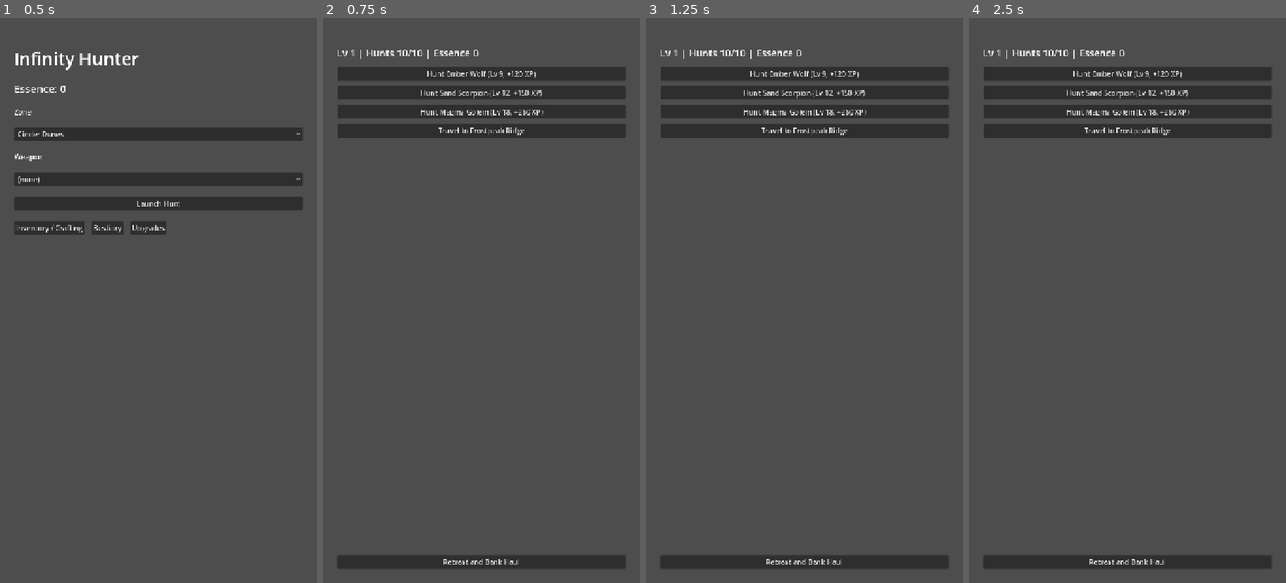
Above: before the commit, frames 1-4 (left to right).
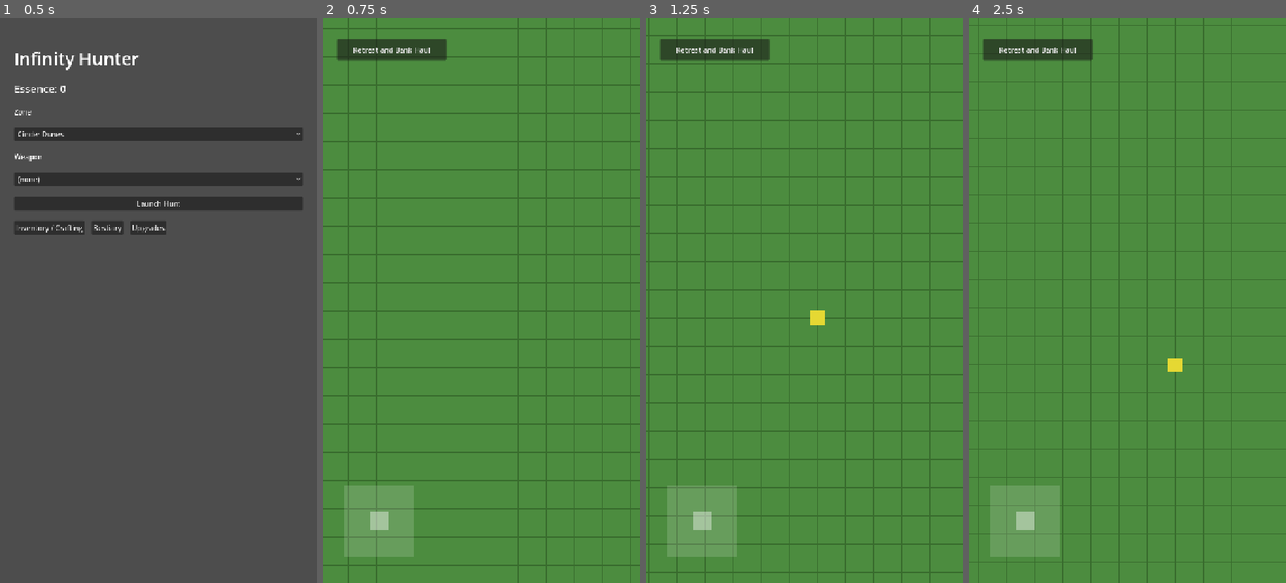
Above: after the commit, the same moments.

Repository: taigamura/infinity-hunter
Game: Godot game, scene res://src/ui/launch/launch_screen.tscn
Same seed, same stepped clock (60 frames per second), same inputs: the game is played once before the commit and once after it.
Inputs:
- Up to frame 1 (0.5 s): no input
- Up to frame 2 (0.75 s): click "Launch Hunt" at 0.5 s
- Up to frame 3 (1.25 s): no input
- Up to frame 4 (2.5 s): click "Retreat and Bank Haul" at 1.25 s; click "Launch Hunt" at 2 s

Frame 1 is identical in both runs. In frame 2, 100% of the frame differs, in the area x 0-100%, y 0-100%; in frame 3, 100%; in frame 4, 100%.

Commit message:
Add walkable Verdant Fields overworld: joystick+keyboard movement, follow camera, retreat (#19)
Launch now routes into a TileMap-backed overworld scene instead of the
node-map. Movement combines on-screen joystick and keyboard input through a
pure, headless-tested OverworldMovement seam; Camera2D follows the character
within map bounds. Retreat still banks the run via the existing
RunState.retreat() -> GameState.settle_run path. The node-map scene/code is
left in place, unused.

Diff:
--- /dev/null
+++ b/scripts/gen_placeholder_tile.gd
@@ -0,0 +1,23 @@
+# One-off dev tool: generates the placeholder overworld ground tile at
+# assets/sprites/placeholder_tile.png. Not part of the test gate. Run with:
+#   godot --headless --script res://scripts/gen_placeholder_tile.gd
+extends SceneTree
+
+const TILE_SIZE := 64
+const FILL := Color(0.3, 0.55, 0.25)
+const EDGE := Color(0.22, 0.42, 0.18)
+
+func _init() -> void:
+	var img := Image.create(TILE_SIZE, TILE_SIZE, false, Image.FORMAT_RGBA8)
+	img.fill(FILL)
+	for x in range(TILE_SIZE):
+		img.set_pixel(x, 0, EDGE)
+		img.set_pixel(x, TILE_SIZE - 1, EDGE)
+	for y in range(TILE_SIZE):
+		img.set_pixel(0, y, EDGE)
+		img.set_pixel(TILE_SIZE - 1, y, EDGE)
+
+	var err := img.save_png("res://assets/sprites/placeholder_tile.png")
+	if err != OK:
+		push_error("Failed to save placeholder tile: %s" % err)
+	quit(0 if err == OK else 1)
--- /dev/null
+++ b/src/systems/overworld_movement.gd
@@ -0,0 +1,29 @@
+# OverworldMovement — pure input-vector combination and position stepping for
+# the overworld walk (on-screen joystick + keyboard drive the same movement
+# vector, so desktop/headless can drive it identically). No Node/Input
+# coupling, so this is covered by the headless logic test suite;
+# OverworldScreen wires real Input/joystick events to these functions.
+class_name OverworldMovement
+extends RefCounted
+
+const DEFAULT_SPEED := 220.0 # px/sec
+
+# Combines a keyboard-derived vector (e.g. Input.get_vector, already -1..1
+# per axis) with a joystick-derived vector (already clamped to unit length)
+# into one movement direction, clamped to unit length so diagonals aren't
+# faster. Joystick wins when both are non-zero (an actively dragged thumb
+# overrides idle keys).
+static func combine_input(keyboard_vector: Vector2, joystick_vector: Vector2) -> Vector2:
+	var raw := joystick_vector if joystick_vector.length_squared() > 0.0001 else keyboard_vector
+	if raw.length() > 1.0:
+		raw = raw.normalized()
+	return raw
+
+# Steps `position` by `direction * speed * delta`, clamped so the character
+# stays within [0, map_size] (map_size in the same units as position, e.g.
+# pixels). `direction` is expected pre-clamped to unit length (combine_input).
+static func step(position: Vector2, direction: Vector2, delta: float, map_size: Vector2, speed: float = DEFAULT_SPEED) -> Vector2:
+	var moved := position + direction * speed * delta
+	moved.x = clampf(moved.x, 0.0, map_size.x)
+	moved.y = clampf(moved.y, 0.0, map_size.y)
+	return moved
--- a/src/ui/launch/launch_screen.gd
+++ b/src/ui/launch/launch_screen.gd
@@ -1,6 +1,7 @@
 # LaunchScreen — pick a zone + loadout, start a RunState, hand off to the
-# node-map. Thin shell: all rules (hunts, starting level, node generation)
-# live in RunState/GameState; this only reads GameState and drives buttons.
+# walkable overworld. Thin shell: all rules (hunts, starting level, node
+# generation) live in RunState/GameState; this only reads GameState and
+# drives buttons.
 extends Control
 
 @onready var zone_option: OptionButton = %ZoneOption
@@ -48,4 +49,4 @@
 	var zone_id: String = _zone_ids[zone_option.selected]
 	var weapon_def_id: String = _weapon_gear_ids[weapon_option.selected]
 	GameState.start_run(zone_id, weapon_def_id, {})
-	get_tree().change_scene_to_file("res://src/ui/node_map/node_map_screen.tscn")
+	get_tree().change_scene_to_file("res://src/ui/overworld/overworld_screen.tscn")
--- /dev/null
+++ b/src/ui/overworld/overworld_screen.gd
@@ -0,0 +1,68 @@
+# OverworldScreen — walkable Verdant Fields: a TileMap for the zone, a
+# character body driven by joystick + keyboard input (OverworldMovement), and
+# a following Camera2D. Retreat banks the run via the existing
+# RunState.retreat() -> GameState.settle_run path and returns to launch, same
+# as the old node-map. No encounters/combat yet (issue #19); the gauge-driven
+# encounter overlay lands in a later slice without touching this scene's
+# movement/retreat wiring.
+extends Node2D
+
+const OverworldMovement = preload("res://src/systems/overworld_movement.gd")
+const OverworldTileset = preload("res://src/ui/overworld/overworld_tileset.gd")
+
+const TILE_SIZE := 64
+const MAP_COLS := 30
+const MAP_ROWS := 40
+
+@onready var tile_map: TileMap = %TileMap
+@onready var character: CharacterBody2D = %Character
+@onready var character_sprite: Sprite2D = %CharacterSprite
+@onready var camera: Camera2D = %Camera
+@onready var joystick: Control = %Joystick
+@onready var retreat_button: Button = %RetreatButton
+
+var _map_size: Vector2
+
+func _ready() -> void:
+	var run: RunState = GameState.current_run
+	if run == null or run.status != "active":
+		get_tree().change_scene_to_file("res://src/ui/launch/launch_screen.tscn")
+		return
+
+	_build_tilemap()
+	_build_character_sprite()
+	_map_size = Vector2(MAP_COLS * TILE_SIZE, MAP_ROWS * TILE_SIZE)
+	character.position = _map_size / 2.0
+	camera.limit_left = 0
+	camera.limit_top = 0
+	camera.limit_right = int(_map_size.x)
+	camera.limit_bottom = int(_map_size.y)
+	retreat_button.pressed.connect(_on_retreat_pressed)
+
+func _build_tilemap() -> void:
+	tile_map.tile_set = OverworldTileset.build(TILE_SIZE)
+	for x in range(MAP_COLS):
+		for y in range(MAP_ROWS):
+			tile_map.set_cell(0, Vector2i(x, y), 0, Vector2i.ZERO)
+
+# Placeholder programmer-art marker (solid square) so the character reads
+# against the tilemap without a hand-authored sprite asset.
+func _build_character_sprite() -> void:
+	var img := Image.create(32, 32, false, Image.FORMAT_RGBA8)
+	img.fill(Color(0.9, 0.85, 0.2))
+	character_sprite.texture = ImageTexture.create_from_image(img)
+
+func _physics_process(delta: float) -> void:
+	if GameState.current_run == null:
+		return
+	var keyboard_vector := Input.get_vector("ui_left", "ui_right", "ui_up", "ui_down")
+	var joystick_vector: Vector2 = joystick.output_vector if joystick != null else Vector2.ZERO
+	var direction := OverworldMovement.combine_input(keyboard_vector, joystick_vector)
+	character.position = OverworldMovement.step(character.position, direction, delta, _map_size)
+
+func _on_retreat_pressed() -> void:
+	var run: RunState = GameState.current_run
+	run.retreat()
+	GameState.settle_run(run)
+	GameState.current_run = null
+	get_tree().change_scene_to_file("res://src/ui/launch/launch_screen.tscn")
--- /dev/null
+++ b/src/ui/overworld/overworld_screen.tscn
@@ -0,0 +1,65 @@
+[gd_scene load_steps=4 format=3 uid="uid://ihoverworld01"]
+
+[ext_resource type="Script" path="res://src/ui/overworld/overworld_screen.gd" id="1"]
+[ext_resource type="Script" path="res://src/ui/overworld/virtual_joystick.gd" id="2"]
+
+[sub_resource type="CircleShape2D" id="CircleShape2D_1"]
+radius = 16.0
+
+[node name="OverworldScreen" type="Node2D"]
+script = ExtResource("1")
+
+[node name="TileMap" type="TileMap" parent="."]
+unique_name_in_owner = true
+
+[node name="Character" type="CharacterBody2D" parent="."]
+unique_name_in_owner = true
+
+[node name="CollisionShape2D" type="CollisionShape2D" parent="Character"]
+shape = SubResource("CircleShape2D_1")
+
+[node name="CharacterSprite" type="Sprite2D" parent="Character"]
+unique_name_in_owner = true
+
+[node name="Camera" type="Camera2D" parent="Character"]
+unique_name_in_owner = true
+position_smoothing_enabled = true
+position_smoothing_speed = 5.0
+
+[node name="UI" type="CanvasLayer" parent="."]
+
+[node name="RetreatButton" type="Button" parent="UI"]
+unique_name_in_owner = true
+offset_left = 32.0
+offset_top = 48.0
+offset_right = 280.0
+offset_bottom = 96.0
+text = "Retreat and Bank Haul"
+
+[node name="Joystick" type="Control" parent="UI"]
+unique_name_in_owner = true
+anchors_preset = 2
+anchor_top = 1.0
+anchor_bottom = 1.0
+offset_left = 48.0
+offset_top = -220.0
+offset_right = 208.0
+offset_bottom = -60.0
+mouse_filter = 1
+script = ExtResource("2")
+
+[node name="Base" type="ColorRect" parent="UI/Joystick"]
+unique_name_in_owner = true
+mouse_filter = 2
+offset_right = 160.0
+offset_bottom = 160.0
+color = Color(1, 1, 1, 0.15)
+
+[node name="Knob" type="ColorRect" parent="UI/Joystick"]
+unique_name_in_owner = true
+mouse_filter = 2
+offset_left = 60.0
+offset_top = 60.0
+offset_right = 100.0
+offset_bottom = 100.0
+color = Color(1, 1, 1, 0.4)
--- /dev/null
+++ b/src/ui/overworld/overworld_tileset.gd
@@ -0,0 +1,21 @@
+# OverworldTileset — builds a single-tile placeholder TileSet at runtime from
+# assets/sprites/placeholder_tile.png (regenerate via
+# scripts/gen_placeholder_tile.gd), same "load a proxy texture, assemble the
+# resource in code" pattern as MonsterSpriteSheet. Swapping a real tileset PNG
+# in at that path needs no code change. Manual-verify only (rendering).
+class_name OverworldTileset
+extends RefCounted
+
+const PLACEHOLDER_PATH := "res://assets/sprites/placeholder_tile.png"
+
+static func build(tile_size: int) -> TileSet:
+	var texture := load(PLACEHOLDER_PATH) as Texture2D
+	var tile_set := TileSet.new()
+	tile_set.tile_size = Vector2i(tile_size, tile_size)
+
+	var source := TileSetAtlasSource.new()
+	source.texture = texture
+	source.texture_region_size = Vector2i(tile_size, tile_size)
+	source.create_tile(Vector2i.ZERO)
+	tile_set.add_source(source, 0)
+	return tile_set
--- /dev/null
+++ b/src/ui/overworld/virtual_joystick.gd
@@ -0,0 +1,59 @@
+# VirtualJoystick — on-screen touch/mouse joystick. Exposes `output_vector`,
+# a unit-clamped Vector2 while dragging, zero when released. Keyboard input
+# (Input.get_vector) drives the same OverworldMovement.combine_input seam, so
+# desktop/headless testing never needs this node. Manual-verify only (touch
+# and mouse input); the math it feeds is covered by
+# tests/unit/test_overworld_movement.gd.
+extends Control
+
+@export var radius: float = 70.0
+
+@onready var _base: Control = %Base
+@onready var _knob: Control = %Knob
+
+var output_vector: Vector2 = Vector2.ZERO
+
+var _dragging: bool = false
+var _touch_index: int = -1
+var _center: Vector2 = Vector2.ZERO
+
+func _ready() -> void:
+	_center = _base.position + _base.size / 2.0
+	_reset_knob()
+
+func _gui_input(event: InputEvent) -> void:
+	if event is InputEventScreenTouch:
+		if event.pressed:
+			_start_drag(event.position, event.index)
+		elif event.index == _touch_index:
+			_end_drag()
+	elif event is InputEventScreenDrag and event.index == _touch_index:
+		_update_drag(event.position)
+	elif event is InputEventMouseButton and event.button_index == MOUSE_BUTTON_LEFT:
+		if event.pressed:
+			_start_drag(event.position, -1)
+		else:
+			_end_drag()
+	elif event is InputEventMouseMotion and _dragging and _touch_index == -1:
+		_update_drag(event.position)
+
+func _start_drag(pos: Vector2, index: int) -> void:
+	_dragging = true
+	_touch_index = index
+	_update_drag(pos)
+
+func _update_drag(pos: Vector2) -> void:
+	var offset := pos - _center
+	if offset.length() > radius:
+		offset = offset.normalized() * radius
+	_knob.position = _center + offset - _knob.size / 2.0
+	output_vector = offset / radius
+
+func _end_drag() -> void:
+	_dragging = false
+	_touch_index = -1
+	output_vector = Vector2.ZERO
+	_reset_knob()
+
+func _reset_knob() -> void:
+	_knob.position = _center - _knob.size / 2.0
--- /dev/null
+++ b/tests/unit/test_overworld_movement.gd
@@ -0,0 +1,42 @@
+# Tests for OverworldMovement (src/systems/overworld_movement.gd): input
+# combination (joystick precedence, diagonal clamping) and bounded position
+# stepping.
+extends "res://tests/test_case.gd"
+
+const OverworldMovement = preload("res://src/systems/overworld_movement.gd")
+
+func test_combine_input_uses_keyboard_when_joystick_idle() -> void:
+	var result := OverworldMovement.combine_input(Vector2(1, 0), Vector2.ZERO)
+	assert_eq(result, Vector2(1, 0))
+
+func test_combine_input_prefers_joystick_when_both_active() -> void:
+	var result := OverworldMovement.combine_input(Vector2(1, 0), Vector2(0, 1))
+	assert_eq(result, Vector2(0, 1))
+
+func test_combine_input_clamps_diagonal_keyboard_to_unit_length() -> void:
+	var result := OverworldMovement.combine_input(Vector2(1, 1), Vector2.ZERO)
+	assert_almost_eq(result.length(), 1.0)
+
+func test_combine_input_preserves_partial_joystick_magnitude() -> void:
+	var result := OverworldMovement.combine_input(Vector2.ZERO, Vector2(0.5, 0.0))
+	assert_almost_eq(result.length(), 0.5)
+
+func test_step_moves_by_speed_times_delta() -> void:
+	var result := OverworldMovement.step(Vector2(100, 100), Vector2(1, 0), 1.0, Vector2(1000, 1000), 50.0)
+	assert_almost_eq(result.x, 150.0)
+	assert_almost_eq(result.y, 100.0)
+
+func test_step_clamps_to_map_bounds_lower() -> void:
+	var result := OverworldMovement.step(Vector2(5, 5), Vector2(-1, -1), 1.0, Vector2(1000, 1000), 50.0)
+	assert_almost_eq(result.x, 0.0)
+	assert_almost_eq(result.y, 0.0)
+
+func test_step_clamps_to_map_bounds_upper() -> void:
+	var result := OverworldMovement.step(Vector2(995, 995), Vector2(1, 1).normalized(), 1.0, Vector2(1000, 1000), 50.0)
+	assert_almost_eq(result.x, 1000.0)
+	assert_almost_eq(result.y, 1000.0)
+
+func test_step_zero_direction_does_not_move() -> void:
+	var result := OverworldMovement.step(Vector2(500, 500), Vector2.ZERO, 1.0, Vector2(1000, 1000), 50.0)
+	assert_almost_eq(result.x, 500.0)
+	assert_almost_eq(result.y, 500.0)
Binary file added: assets/sprites/placeholder_tile.png
Not shown, added: scripts/gen_placeholder_tile.gd.uid
Not shown, added: src/systems/overworld_movement.gd.uid
Not shown, added: src/ui/overworld/overworld_screen.gd.uid
Not shown, added: src/ui/overworld/overworld_tileset.gd.uid
Not shown, added: src/ui/overworld/virtual_joystick.gd.uid
Not shown, added: tests/unit/test_overworld_movement.gd.uid
Not shown, changed: .ralph/fix_plan.md
Not shown, added: .ralph/specs/issue-19.md
